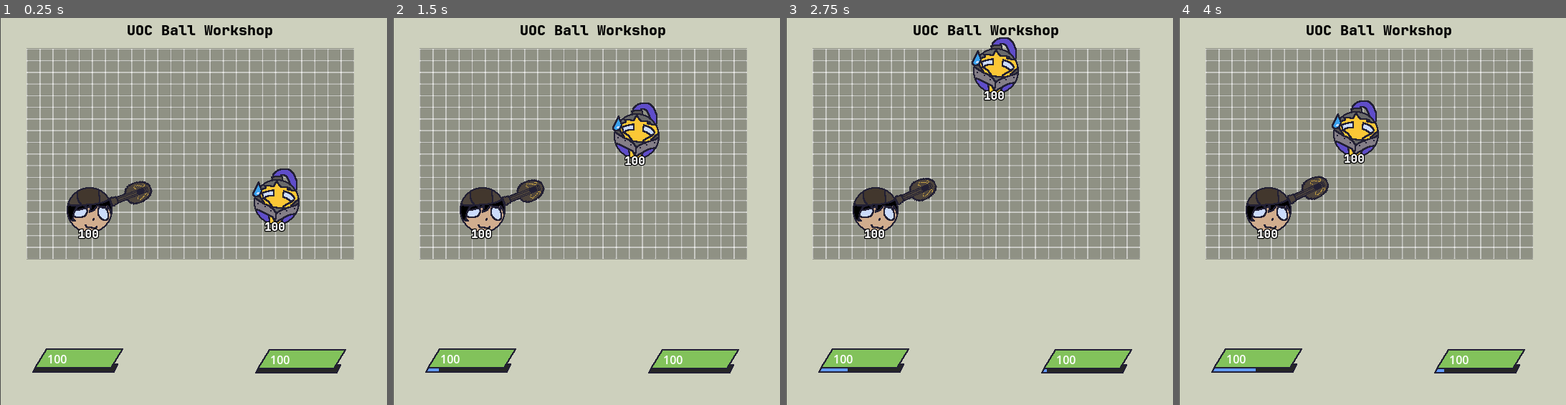
Above: before the commit, frames 1-4 (left to right).
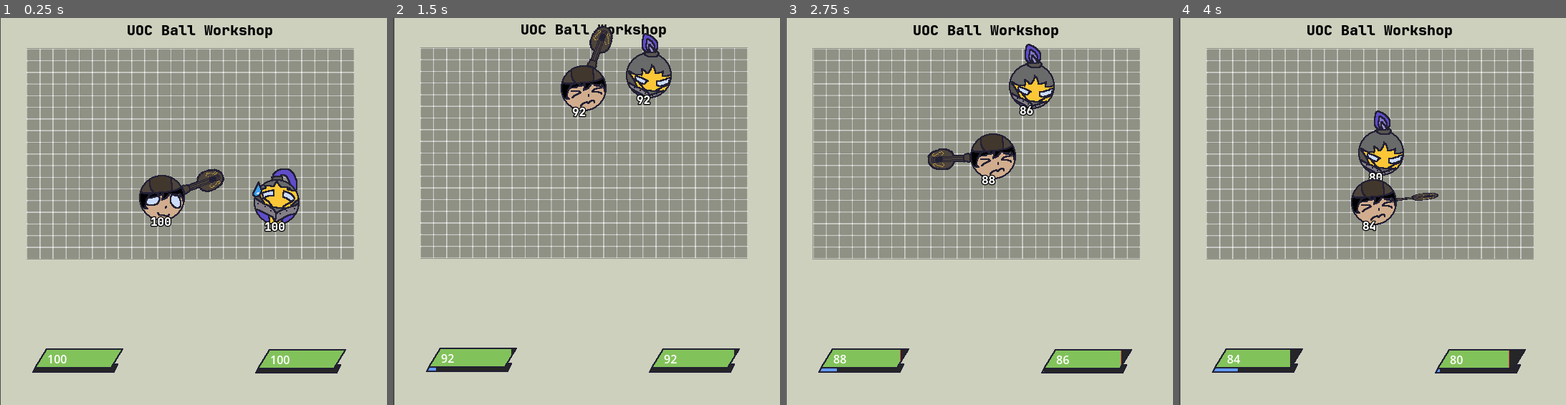
Above: after the commit, the same moments.

Repository: hend-zinedinne/uocbw
Game: Godot game, scene res://scenes/main.tscn
The game is run twice, just before and just after one commit, with the same random seed, the same clock (stepped at 60 frames per second) and the same inputs.
Inputs:
- Up to frame 1 (0.25 s): no input
- Up to frame 2 (1.5 s): no input
- Up to frame 3 (2.75 s): no input
- Up to frame 4 (4 s): no input

The runs differ from the first frame. In frame 1, 3.0% of the frame differs, in the area x 17-58%, y 38-58%; in frame 2, 17%, in the area x 0-92%, y 0-100%; in frame 3, 10%; in frame 4, 12%.

Commit message:
fixed disappear glitch

Diff:
--- a/scenes/lancelot.tscn
+++ b/scenes/lancelot.tscn
@@ -141,6 +141,7 @@
 collision_mask = 7
 physics_material_override = ExtResource("1_07xfr")
 gravity_scale = 0.0
+lock_rotation = true
 custom_integrator = true
 continuous_cd = 2
 contact_monitor = true
--- a/scenes/main.tscn
+++ b/scenes/main.tscn
@@ -13,7 +13,7 @@
 position = Vector2(394, 187)
 
 [node name="lancelot" parent="." unique_id=1355836444 instance=ExtResource("2_h2yge")]
-position = Vector2(125, 268)
+position = Vector2(203, 183)
 
 [node name="meter_ball1" parent="." unique_id=585711431 node_paths=PackedStringArray("ball") instance=ExtResource("4_jyhfs")]
 offset_left = 46.0
--- a/scenes/meter.gd
+++ b/scenes/meter.gd
@@ -12,7 +12,8 @@
 	ability_meter.max_value = ball.meter_max
 
 func _process(delta: float) -> void:
-	ability_meter.value = ball.meter
-	health_number.text = str((int(health_meter.value)))
-	health_meter.value = ball.health
-	red_meter.value = lerp(red_meter.value, health_meter.value, 0.1)
+	if !ball.health <= 0:
+		ability_meter.value = ball.meter
+		health_number.text = str((int(health_meter.value)))
+		health_meter.value = ball.health
+		red_meter.value = lerp(red_meter.value, health_meter.value, 0.1)
--- a/scripts/arena.gd
+++ b/scripts/arena.gd
@@ -1,8 +1,8 @@
 extends Node2D
 
 @onready var bg_color: ColorRect = $bg_color
-@export var decay = 0.8  # How quickly the shaking stops [0, 1].
-@export var max_offset = Vector2(100, 75)  # Maximum hor/ver shake in pixels.
+@export var decay = 0.95  # How quickly the shaking stops [0, 1].
+@export var max_offset = Vector2(15, 10)  # Maximum hor/ver shake in pixels.
 @export var max_roll = 0.1  # Maximum rotation in radians (use sparingly).
 @onready var camera: Camera2D = $Camera2D
 
--- a/scripts/audiomanager.gd
+++ b/scripts/audiomanager.gd
@@ -31,4 +31,4 @@
 
 func _on_hitstop_signal() -> void:
 	hitstop.start()
-	Engine.time_scale = 0
+	Engine.time_scale = 0.000001
--- a/scripts/lancelot.gd
+++ b/scripts/lancelot.gd
@@ -27,6 +27,7 @@
 	"barrier"
 ]
 
+var epsilon = 1e-5
 var chord = load("res://scenes/chord.tscn")
 var status = null
 var mood = manager.moods.CAUTIOUS
@@ -43,7 +44,7 @@
 var default_speed := 300.0
 var speed := default_speed
 var health := 100.0
-var previous_valid_velocity : Vector2
+var previous_valid_position : Vector2
 @export var direction: Vector2 = Vector2(randi_range(-10, 10), randi_range(-10, 10))
 
 func _ready():
@@ -53,10 +54,6 @@
 	sleep_area.monitoring = false
 
 func _physics_process(delta):
-	if !linear_velocity.is_finite():
-		previous_valid_velocity = linear_velocity
-	else:
-		linear_velocity = previous_valid_velocity
 	speed = lerp(speed, default_speed, 0.1)
 	melee_rotation_speed = lerp(melee_rotation_speed, default_melee_speed * melee_rotation_direction, 0.1)
 	lute.rotation += melee_rotation_speed * delta
@@ -79,12 +76,9 @@
 		default_speed = 300.0
 		default_melee_speed = 5.0
 
-
 func _integrate_forces(state):
 	if linear_velocity.length() > 0:
 		linear_velocity = linear_velocity.normalized() * speed
-	if linear_velocity.length() > max_speed:
-		linear_velocity = linear_velocity.normalized() * max_speed
 
 func _on_lancelot_body_entered(body: Node) -> void:
 	if body.is_in_group("wall"):
@@ -108,6 +102,8 @@
 		casting = false
 		take_damage(5)
 		manager.hurt.play()
+	if health <= 0:
+		queue_free()
 
 func _on_hurt_timer_timeout() -> void:
 	lancelot_sprites.play("default")
@@ -143,7 +139,7 @@
 	if spell == "chords":
 		chords.play()
 		for i in range(0,3):
-			var chord_rotation = 360 / 3 * i
+			var chord_rotation = 360.0 / 3 * i
 			var chord_direction = Vector2.from_angle(chord_rotation)
 			var offset = chord_direction * 50
 			var chord_instance = chord.instantiate()
